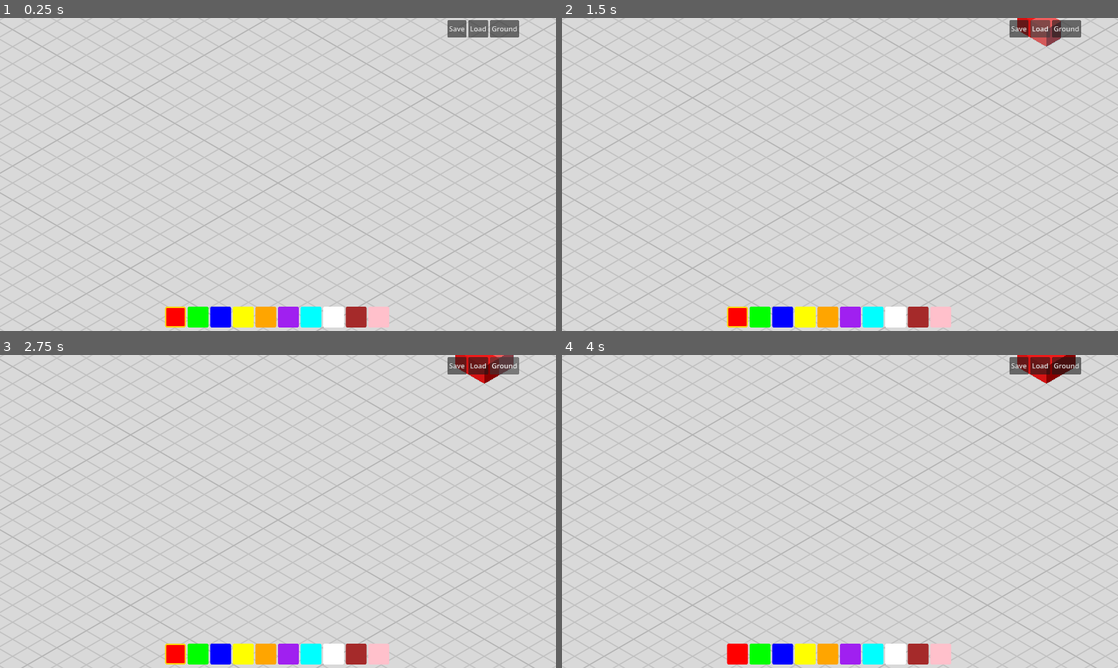
Above: before the commit, frames 1-4 (two rows, left to right).
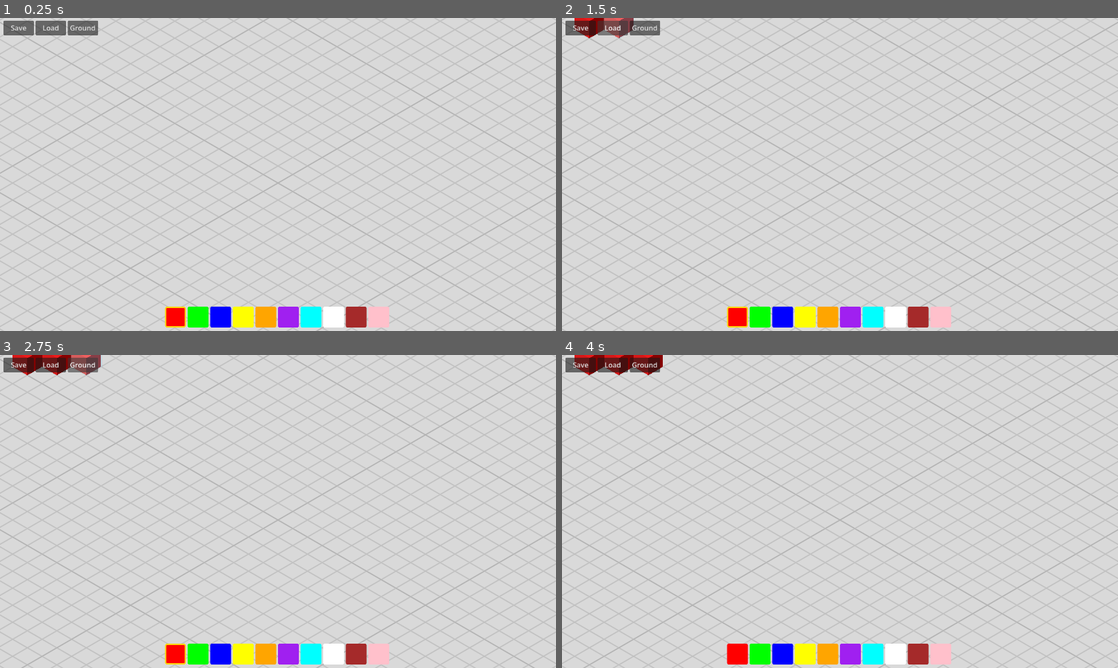
Above: after the commit, the same moments.

Repository: shbshc/building-game
Game: Godot game, scene res://scenes/main.tscn
Same seed, same stepped clock (60 frames per second), same inputs: the game is played once before the commit and once after it.
Inputs (mouse positions are in pixels of both pictures, inside the frame that each line leads up to):
- Up to frame 1 (0.25 s): no input
- Up to frame 2 (1.5 s): click "Save" at 0.5 s; click "Load" at 1.25 s
- Up to frame 3 (2.75 s): click "Ground" at 2 s
- Up to frame 4 (4 s): click (739, 655) at 2.75 s; click (762, 655) at 3.5 s

The runs differ from the first frame. In frame 1, 1.4% of the frame differs, in the area x 0-94%, y 0-7%; in frame 2, 1.7%; in frame 3, 1.8%; in frame 4, 1.8%, in the area x 0-94%, y 0-10%.

Commit message:
fix: buttons created in code for reliable placement, removed from .tscn

Diff:
--- a/scenes/main.tscn
+++ b/scenes/main.tscn
@@ -56,28 +56,6 @@
 
 [node name="UI" type="CanvasLayer" parent="."]
 
-[node name="TopBar" type="HBoxContainer" parent="UI"]
-layout_mode = 1
-anchors_preset = 1
-anchor_left = 1.0
-anchor_right = 1.0
-offset_left = -250.0
-offset_right = -5.0
-offset_top = 5.0
-offset_bottom = 45.0
-
-[node name="SaveBtn" type="Button" parent="UI/TopBar"]
-layout_mode = 2
-text = "Save"
-
-[node name="LoadBtn" type="Button" parent="UI/TopBar"]
-layout_mode = 2
-text = "Load"
-
-[node name="GroundBtn" type="Button" parent="UI/TopBar"]
-layout_mode = 2
-text = "Ground"
-
 [node name="InventoryBar" type="Control" parent="UI"]
 layout_mode = 1
 anchors_preset = 12
--- a/scripts/main.gd
+++ b/scripts/main.gd
@@ -4,32 +4,57 @@
 @onready var inventory_bar = $UI/InventoryBar
 @onready var save_manager = $SaveManager
 @onready var ground = $Ground
-@onready var raycast_handler = $RayCastHandler
 
 var color_picker_popup: PopupPanel
 var ground_color_popup: PopupPanel
 
 func _ready():
-    print("Building game started")
+    print("Game started")
 
+    _create_buttons()
+    _create_popups()
+    _connect_signals()
+
+    block_manager.selected_color = inventory_bar.get_selected_color()
+
+func _create_buttons():
+    var save_btn := Button.new()
+    save_btn.text = "Save"
+    save_btn.position = Vector2(8, 6)
+    save_btn.size = Vector2(70, 34)
+    save_btn.pressed.connect(_on_save_pressed)
+    $UI.add_child(save_btn)
+
+    var load_btn := Button.new()
+    load_btn.text = "Load"
+    load_btn.position = Vector2(82, 6)
+    load_btn.size = Vector2(70, 34)
+    load_btn.pressed.connect(_on_load_pressed)
+    $UI.add_child(load_btn)
+
+    var ground_btn := Button.new()
+    ground_btn.text = "Ground"
+    ground_btn.position = Vector2(156, 6)
+    ground_btn.size = Vector2(70, 34)
+    ground_btn.pressed.connect(_on_ground_color_pressed)
+    $UI.add_child(ground_btn)
+
+    print("Buttons created at positions: (8,6), (82,6), (156,6)")
+
+func _create_popups():
     color_picker_popup = preload("res://scenes/ui/color_picker_popup.tscn").instantiate()
     $UI.add_child(color_picker_popup)
-
     ground_color_popup = preload("res://scenes/ui/ground_color_popup.tscn").instantiate()
     $UI.add_child(ground_color_popup)
 
+func _connect_signals():
     inventory_bar.slot_selected.connect(_on_slot_selected)
     inventory_bar.slot_right_clicked.connect(_on_slot_right_clicked)
     color_picker_popup.color_confirmed.connect(_on_color_confirmed)
 
-    $UI/TopBar/SaveBtn.pressed.connect(_on_save_pressed)
-    $UI/TopBar/LoadBtn.pressed.connect(_on_load_pressed)
-    $UI/TopBar/GroundBtn.pressed.connect(_on_ground_color_pressed)
-
-    block_manager.selected_color = inventory_bar.get_selected_color()
-
 func _on_slot_selected(index: int):
     block_manager.selected_color = inventory_bar.get_selected_color()
+    print("Slot selected: ", index)
 
 func _on_slot_right_clicked(index: int):
     inventory_bar.selected_slot = index
@@ -43,16 +68,19 @@
     block_manager.selected_color = color
 
 func _on_save_pressed():
+    print("SAVE")
     if save_manager.save(block_manager, inventory_bar, ground):
-        print("Saved OK")
+        print("OK")
     else:
-        print("Save failed")
+        print("FAIL")
 
 func _on_load_pressed():
+    print("LOAD")
     if save_manager.load(block_manager, inventory_bar, ground):
-        print("Loaded OK")
+        print("OK")
     else:
-        print("Load failed")
+        print("FAIL")
 
 func _on_ground_color_pressed():
+    print("GROUND")
     ground_color_popup.open_with_colors(ground, ground.ground_color, ground.grid_color)
Not shown: 1 places in scenes/main.tscn that only renumber resources
